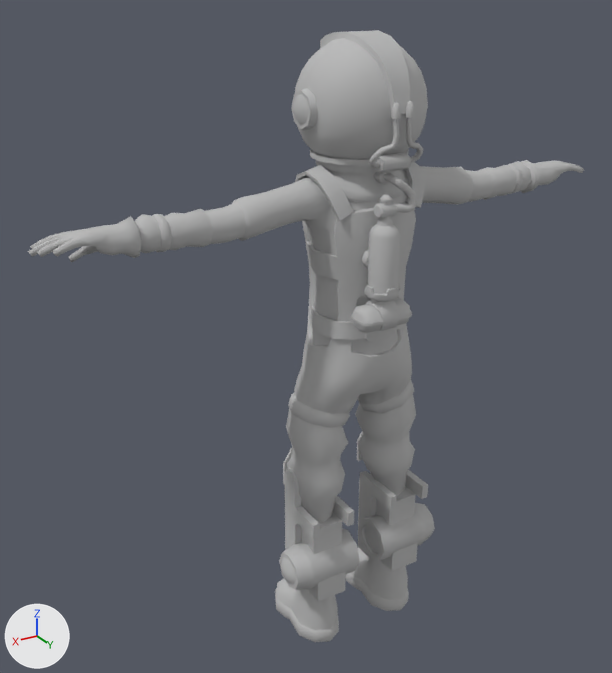
What one commit did to the FBX model Assets/Staging/Christian/Player Character/Player.fbx.
Rendered twice from a 50 mm camera at (1.219, 1.772, 1.855) aimed at (0.112, -0.074, 0.933). Every picture has the same lights, and +X, +Y and +Z are marked at lower left. Where no turn or scale is listed for an object, it has been applied to the vertices.

Names of what the first picture shows: 'Player_V2', 'Player_V2_Helmet'.
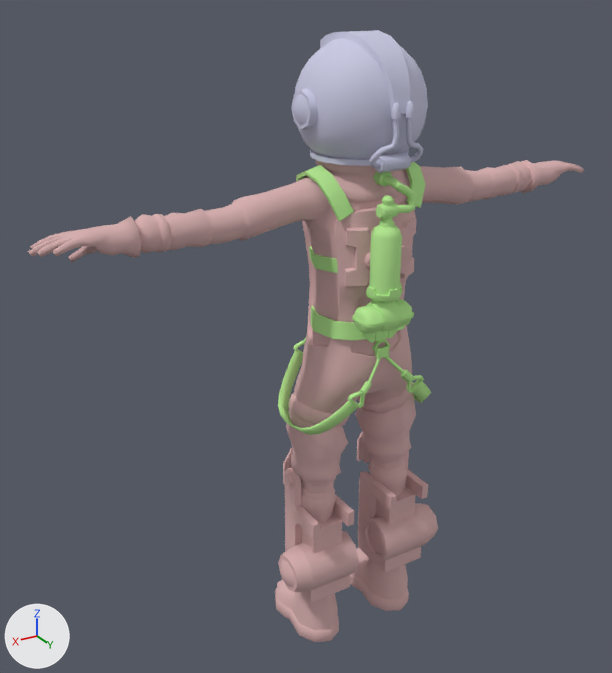
Commit message: updated player character

Where the newer file only moved an object's origin or applied its transform, the numbers keep the older frame.

Boxes [x1, y1, x2, y2] around the edits, measured in the pictures (612 x 673 px; the box of a moved part takes in the faces that stretch with it):
part 1 of me_mesh, added
    after: [372, 340, 390, 352]
part 2 of me_mesh, rebuilt
    before: [362, 250, 369, 268]
    after: [364, 253, 370, 269]
part 3 of me_mesh, rebuilt (7% shorter)
    before: [365, 328, 395, 342]
    after: [366, 330, 396, 343]
part 4 of me_mesh, moved or reshaped
    before: [279, 171, 435, 602]
    after: [278, 172, 438, 603]
part 5 of me_mesh_001, recoloured
    both: [291, 30, 428, 173]

Diff of the bpy script that builds the scene:
```diff
--- a/Assets/Staging/Christian/Player Character/Player.fbx.py
+++ b/Assets/Staging/Christian/Player Character/Player.fbx.py
@@ mat_08___default @@
+mat_08___default = principled_material('08 - Default')
+mat_08___default.base_color = (0.588, 0.588, 0.769)  # light grey #cacae3
+mat_08___default.roughness = 0.859
@@ mat_07___default @@
+mat_07___default = principled_material('07 - Default')
+mat_07___default.base_color = (0.686, 0.431, 0.431)  # pink #d8afaf
+mat_07___default.roughness = 0.859
@@ mat_09___default @@
+mat_09___default = principled_material('09 - Default')
+mat_09___default.base_color = (0.478, 0.855, 0.294)  # green #b8ee94
+mat_09___default.roughness = 0.859
@@ me_mesh_001 @@
 me_mesh_001.from_pydata(...)  # 531 vertices, 1008 faces; spans x -0.181..0.181, y -0.165..0.183, z -0.013..0.295
 # used by ob_player_v2_helmet; location = (0.0, 0.0, 1.431)
+# me_mesh_001 part 5: 1008 faces spanning x -0.181..0.181, y -0.165..0.183, z -0.013..0.295 switch from mat_02___default1 (grey #b9b9b9) to mat_08___default (light grey #cacae3)
@@ me_mesh @@
 # used by ob_player_v2; location = (0.0, 0.0, 0.0)
-me_mesh.from_pydata(...)  # 3016 vertices, 5795 faces; spans x -0.83..0.83, y -0.17..0.22, z 0.0..1.67
-me_mesh.materials.append(mat_02___default1)  # grey #b9b9b9
+me_mesh.from_pydata(...)  # 3231 vertices, 3151 faces; spans x -0.83..0.83, y -0.17..0.23, z 0.0..1.43
+# me_mesh part 1: a new loose piece, a torus around y (ring radius 0.021, tube radius 0.007) spanning x -0.026..0.026, y 0.118..0.129, z 0.937..0.97, in mat_09___default (green #b8ee94)
+# me_mesh part 2: the loose piece of 16 vertices spanning x 0.02..0.07, y 0.12..0.14, z 1.17..1.23 is rebuilt with 17 vertices and now spans x 0.02..0.07, y 0.13..0.15, z 1.17..1.23, in mat_07___default (pink #d8afaf)
+# me_mesh part 3: the loose piece of 16 vertices spanning x -0.05..0.05, y 0.1..0.12, z 0.97..1.04 is rebuilt with 40 vertices and now spans x -0.05..0.05, y 0.11..0.13, z 0.97..1.04, in mat_09___default (green #b8ee94)
+# me_mesh part 4: 216 vertices moved from x -0.26..0.26, y -0.05..0.22, z 0.18..1.41 to x -0.27..0.27, y -0.05..0.22, z 0.18..1.41; 435 vertices removed from x -0.26..0.26, y -0.14..0.22, z 0.18..1.42; 1023 vertices added at x -0.26..0.26, y -0.15..0.23, z 0.18..1.41
+me_mesh.materials.append(mat_07___default)  # pink #d8afaf
+me_mesh.materials.append(mat_09___default)  # green #b8ee94
```
